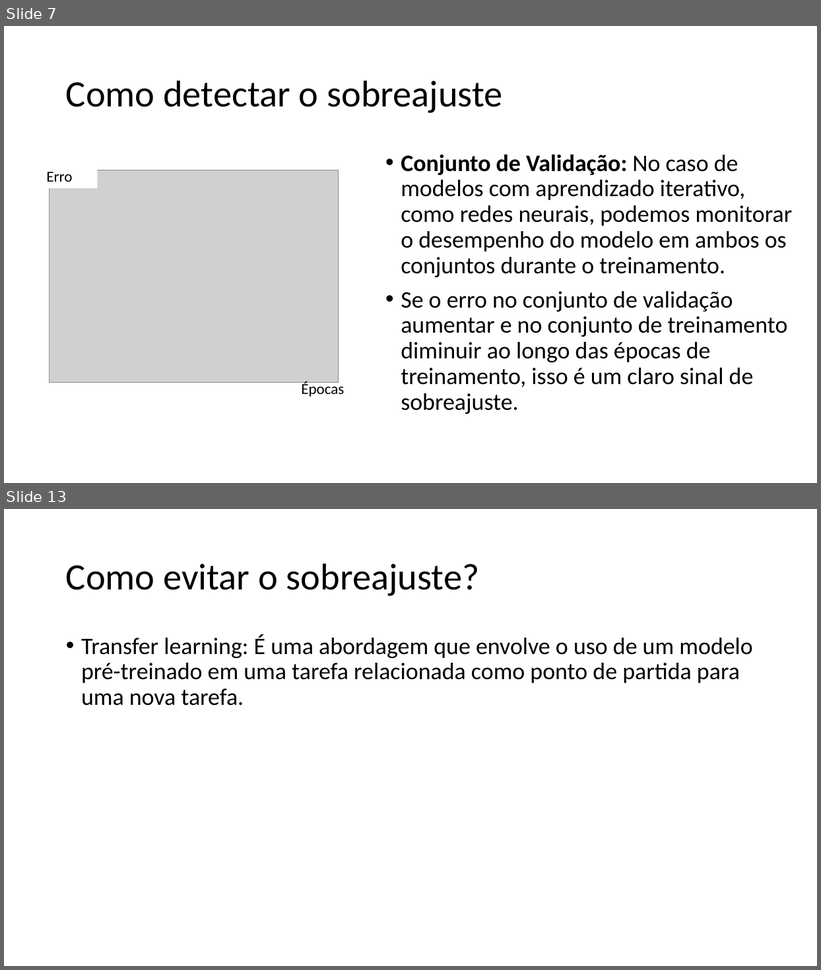
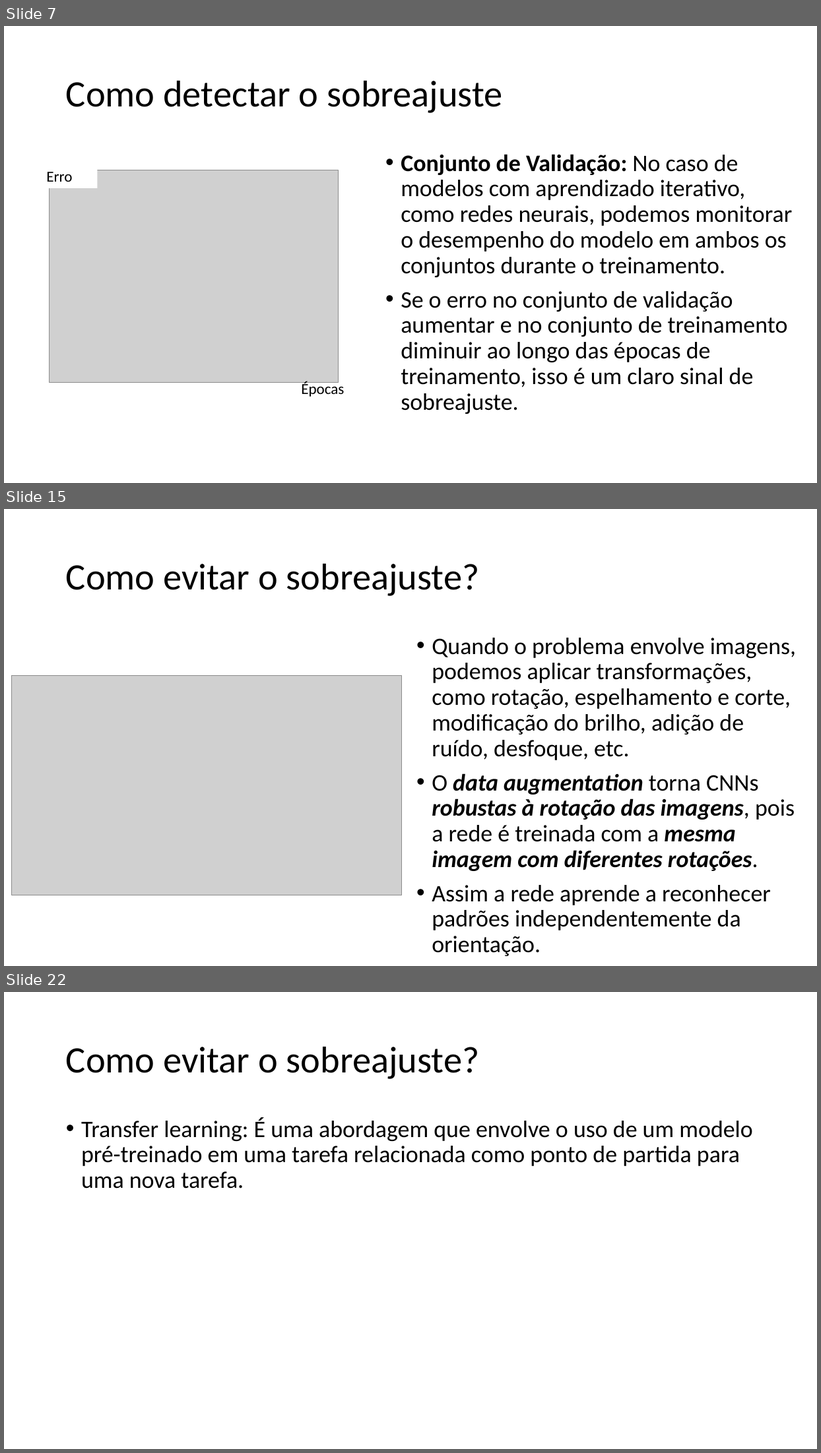
Before and after one commit to zz4fap/tp557-iot-ml, a slide deck: slides/TP557_13_Prevenindo_o_sobreajuste.pptx. Shown one above the other, each under a label of ours: slides 7 and 13 before the commit, slides 7, 15 and 22 after it; the slides between them are not shown. The pictures are 821x970 and 821x1453 pixels, drawn with LibreOffice and Linux fonts; fonts in the diff are those of the drawing; grey boxes stand for pictures. Boxes give left, top, right and bottom in pixels: in the first picture for what was removed or moved away, otherwise in the second. Text is boxed around its words. In the diff, an @@ line names an element or a change of style, - is before the commit and + after.

```diff
--- a/slides/TP557_13_Prevenindo_o_sobreajuste.pptx
+++ b/slides/TP557_13_Prevenindo_o_sobreajuste.pptx
@@ slide 15 added at box(4, 509, 817, 966), background #FFFFFF @@
@@ title added at box(66, 563, 480, 596), 44 pt, text #000000 @@
+Como evitar o sobreajuste?
@@ text added at box(432, 638, 796, 956), 28 pt, text #000000 @@
+• Quando o problema envolve imagens, podemos aplicar transformações, como rotação, espelhamento e corte, modificação do brilho, adição de ruído, desfoque, etc.
+• O data augmentation torna CNNs robustas à rotação das imagens, pois a rede é treinada com a mesma imagem com diferentes rotações.
+• Assim a rede aprende a reconhecer padrões independentemente da orientação.
@@ picture added at box(11, 675, 403, 895) @@
@@ what was slide 13 is now slide 22 @@
```
Also in this commit, not shown: 5 slides changed, 8 other slides added, 6 other files.
